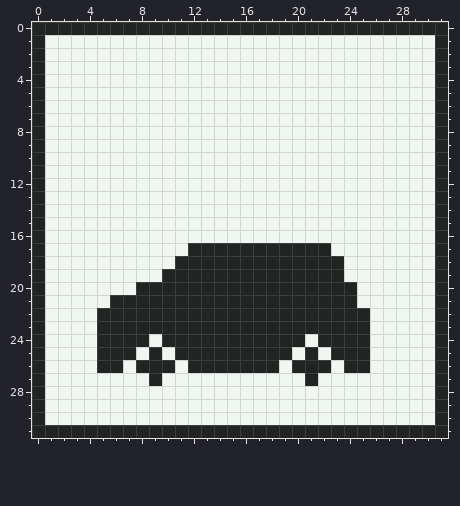
A pixel-art file gets an edit: VSCode-PlaydateTemplate/source/Images/upgradeIcons/carUpgradeIcon.aseprite. This is how it looked before the edit.
32x32 pixels, 1 frame.
Now the later version:
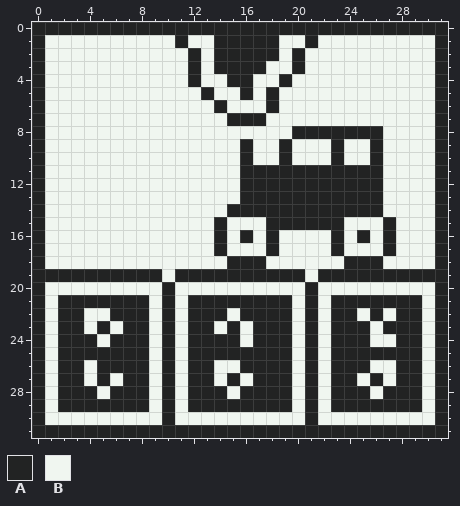
Palette (. is transparent): A #222323  B #f0f6f0
Difference:
@@ x 0..31 @@
  0 AAAAAAAAAAAAAAAAAAAAAAAAAAAAAAAA
- 1 ABBBBBBBBBBBBBBBBBBBBBBBBBBBBBBA
- 2 ABBBBBBBBBBBBBBBBBBBBBBBBBBBBBBA
- 3 ABBBBBBBBBBBBBBBBBBBBBBBBBBBBBBA
- 4 ABBBBBBBBBBBBBBBBBBBBBBBBBBBBBBA
- 5 ABBBBBBBBBBBBBBBBBBBBBBBBBBBBBBA
- 6 ABBBBBBBBBBBBBBBBBBBBBBBBBBBBBBA
- 7 ABBBBBBBBBBBBBBBBBBBBBBBBBBBBBBA
- 8 ABBBBBBBBBBBBBBBBBBBBBBBBBBBBBBA
- 9 ABBBBBBBBBBBBBBBBBBBBBBBBBBBBBBA
-10 ABBBBBBBBBBBBBBBBBBBBBBBBBBBBBBA
-11 ABBBBBBBBBBBBBBBBBBBBBBBBBBBBBBA
-12 ABBBBBBBBBBBBBBBBBBBBBBBBBBBBBBA
-13 ABBBBBBBBBBBBBBBBBBBBBBBBBBBBBBA
-14 ABBBBBBBBBBBBBBBBBBBBBBBBBBBBBBA
-15 ABBBBBBBBBBBBBBBBBBBBBBBBBBBBBBA
-16 ABBBBBBBBBBBBBBBBBBBBBBBBBBBBBBA
-17 ABBBBBBBBBBBAAAAAAAAAAABBBBBBBBA
-18 ABBBBBBBBBBAAAAAAAAAAAAABBBBBBBA
-19 ABBBBBBBBBAAAAAAAAAAAAAABBBBBBBA
-20 ABBBBBBBAAAAAAAAAAAAAAAAABBBBBBA
-21 ABBBBBAAAAAAAAAAAAAAAAAAABBBBBBA
-22 ABBBBAAAAAAAAAAAAAAAAAAAAABBBBBA
-23 ABBBBAAAAAAAAAAAAAAAAAAAAABBBBBA
-24 ABBBBAAAABAAAAAAAAAAABAAAABBBBBA
-25 ABBBBAAABABAAAAAAAAABABAAABBBBBA
-26 ABBBBAABAAABAAAAAAABAAABAABBBBBA
-27 ABBBBBBBBABBBBBBBBBBBABBBBBBBBBA
-28 ABBBBBBBBBBBBBBBBBBBBBBBBBBBBBBA
-29 ABBBBBBBBBBBBBBBBBBBBBBBBBBBBBBA
-30 ABBBBBBBBBBBBBBBBBBBBBBBBBBBBBBA
+ 1 ABBBBBBBBBBABBAAAAABBABBBBBBBBBA
+ 2 ABBBBBBBBBBBABAAAAABABBBBBBBBBBA
+ 3 ABBBBBBBBBBBABAAAABBABBBBBBBBBBA
+ 4 ABBBBBBBBBBBABBAABBABBBBBBBBBBBA
+ 5 ABBBBBBBBBBBBABBABABBBBBBBBBBBBA
+ 6 ABBBBBBBBBBBBBABBBABBBBBBBBBBBBA
+ 7 ABBBBBBBBBBBBBBAAABBBBBBBBBBBBBA
+ 8 ABBBBBBBBBBBBBBBBBBBAAAAAAABBBBA
+ 9 ABBBBBBBBBBBBBBBABBABBBABBABBBBA
+10 ABBBBBBBBBBBBBBBABBABBBABBABBBBA
+11 ABBBBBBBBBBBBBBBAAAAAAAAAAABBBBA
+12 ABBBBBBBBBBBBBBBAAAAAAAAAAABBBBA
+13 ABBBBBBBBBBBBBBBAAAAAAAAAAABBBBA
+14 ABBBBBBBBBBBBBBAAAAAAAAAAAABBBBA
+15 ABBBBBBBBBBBBBABBBAAAAAABBBABBBA
+16 ABBBBBBBBBBBBBABABABBBBABABABBBA
+17 ABBBBBBBBBBBBBABBBABBBBABBBABBBA
+18 ABBBBBBBBBBBBBBAAABBBBBBAAABBBBA
+19 AAAAAAAAAABAAAAAAAAAABAAAAAAAAAA
+20 ABBBBBBBBBABBBBBBBBBBABBBBBBBBBA
+21 ABAAAAAAABABAAAAAAAABABAAAAAAABA
+22 ABAABBAAABABAAABAAAABABAABABAABA
+23 ABAABABAABABAABABAAABABAAABAAABA
+24 ABAAABAAABABAAAABAAABABAAABBAABA
+25 ABAAAAAAABABAAAAAAAABABAAAAAAABA
+26 ABAABAAAABABAABBAAAABABAAABBAABA
+27 ABAABABAABABAABABAAABABAABABAABA
+28 ABAAABAAABABAAABAAAABABAAABAAABA
+29 ABAAAAAAABABAAAAAAAABABAAAAAAABA
+30 ABBBBBBBBBABBBBBBBBBBABBBBBBBBBA
 31 AAAAAAAAAAAAAAAAAAAAAAAAAAAAAAAA
